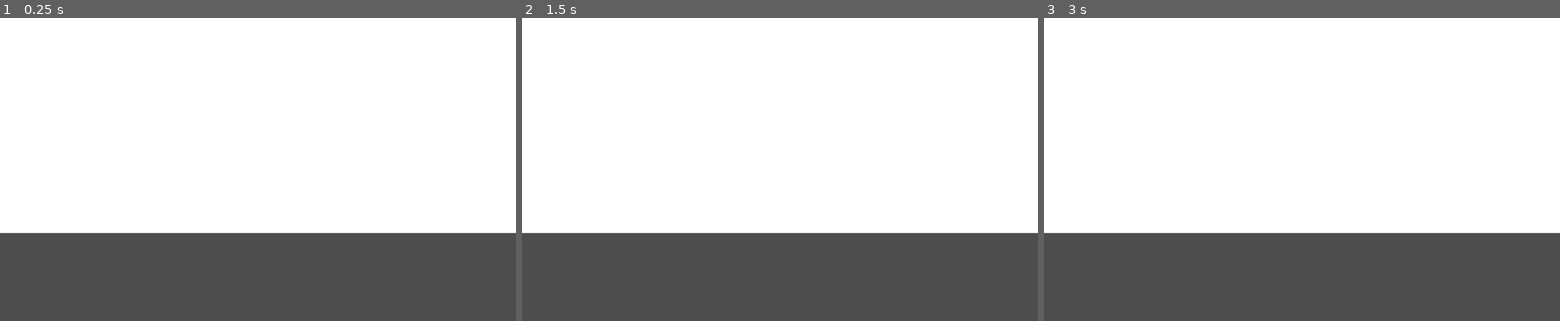
Above: before the commit, frames 1-3 (left to right).
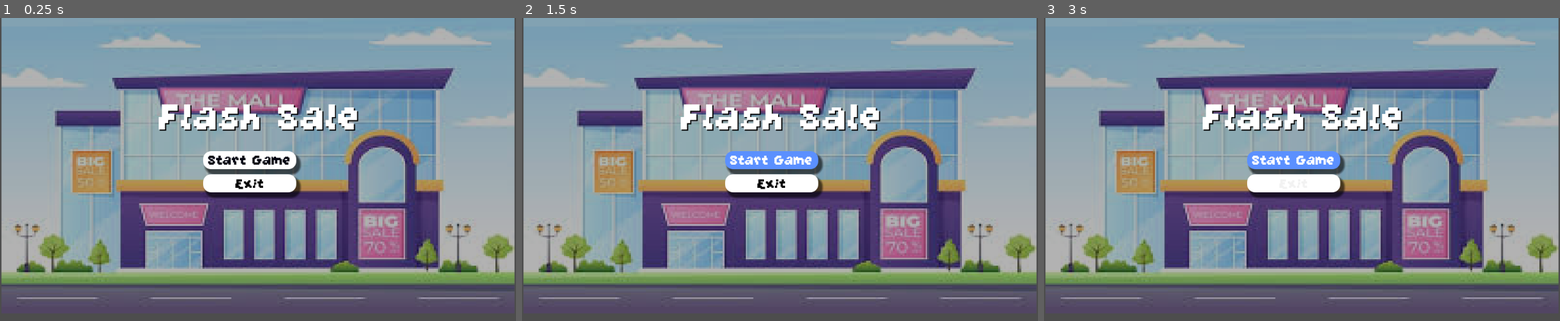
Above: after the commit, the same moments.

Repository: NoamBenS/Flash-Sale
Game: Godot game, scene res://Scenes/startButton.tscn
Two runs of this game, one before a commit and one after it. Both use one fixed random seed, a clock stepped at 60 frames per second and the inputs below. Before the commit the project starts from res://Scenes/main.tscn.
Inputs (mouse positions are in pixels of both pictures, inside the frame that each line leads up to):
- Up to frame 1 (0.25 s): no input
- Up to frame 2 (1.5 s): click (769, 160) at 0.5 s, where only the run after the commit has a clickable "Start Game"; click (769, 160) at 1.25 s, where only the run after the commit has a clickable "Start Game"
- Up to frame 3 (3 s): tap Enter at 2 s; hold Right (move_right) 2.03-2.78 s; tap Space at 2.75 s; hold Down (move_down) from 2.78 s (still down)

The runs differ from the first frame. In frame 1, 89% of the frame differs, in the area x 0-100%, y 0-96%; in frame 2, 90%; in frame 3, 89%.

Commit message:
Pushing updates to main

Diff:
--- a/scenes/Level 1.tscn
+++ b/Scenes/Level1.tscn
@@ -1,6 +1,6 @@
-[gd_scene load_steps=2 format=3 uid="uid://bk2jthhmxpqlk"]
+[gd_scene load_steps=2 format=3 uid="uid://bvcvtkdmnmnx5"]
 
-[ext_resource type="PackedScene" uid="uid://ermrypl24ne5" path="res://scenes/character/player.tscn" id="1_knhin"]
+[ext_resource type="PackedScene" uid="uid://ermrypl24ne5" path="res://Scenes/character/player.tscn" id="1_knhin"]
 
 [node name="Level1" type="Node2D"]
 
--- a/Scenes/start_button.gd
+++ b/Scenes/start_button.gd
@@ -12,7 +12,7 @@
 
 
 func _on_start_pressed() -> void:
-	get_tree().change_scence_to_file()
+	get_tree().change_scene_to_file("Level1.tscn")
 
 
 func _on_exit_pressed() -> void:
--- a/project.godot
+++ b/project.godot
@@ -11,9 +11,10 @@
 [application]
 
 config/name="Flash Sale"
-run/main_scene="res://scenes/main.tscn"
+run/main_scene="res://Scenes/startButton.tscn"
 config/features=PackedStringArray("4.3", "Forward Plus")
 config/icon="res://Flash Sale/icon.svg"
+<<<<<<<HEADrun/main_scene="uid://dvgbbfjuio5m"
 
 [display]
 
--- a/scenes/character/player.tscn
+++ b/scenes/character/player.tscn
@@ -1,7 +1,7 @@
 [gd_scene load_steps=21 format=3 uid="uid://ermrypl24ne5"]
 
 [ext_resource type="Script" path="res://scripts/player.gd" id="1_yga4i"]
-[ext_resource type="Texture2D" uid="uid://cyogg1t4ksb8l" path="res://Assets/LittleChanukahGuy.png" id="2_t23ks"]
+[ext_resource type="Texture2D" uid="uid://cyogg1t4ksb8l" path="res://assets/LittleChanukahGuy.png" id="2_t23ks"]
 
 [sub_resource type="AtlasTexture" id="AtlasTexture_j27u7"]
 atlas = ExtResource("2_t23ks")
Not shown, changed: Scenes/GrapeSoda.ttf.import
Not shown: 1 places in Scenes/main.tscn that only renumber resources
Not shown, changed: Scenes/mallbackground.jpg.import
